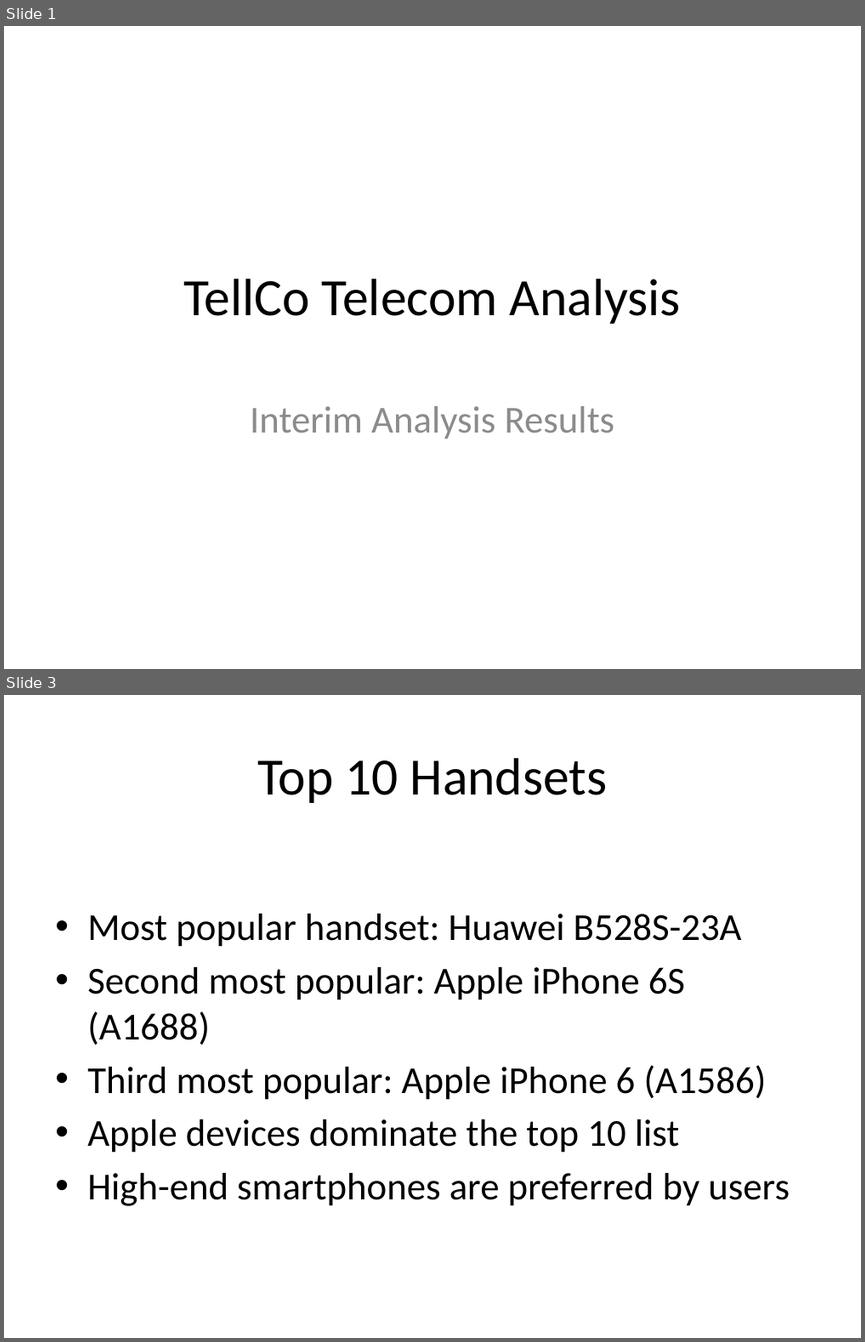
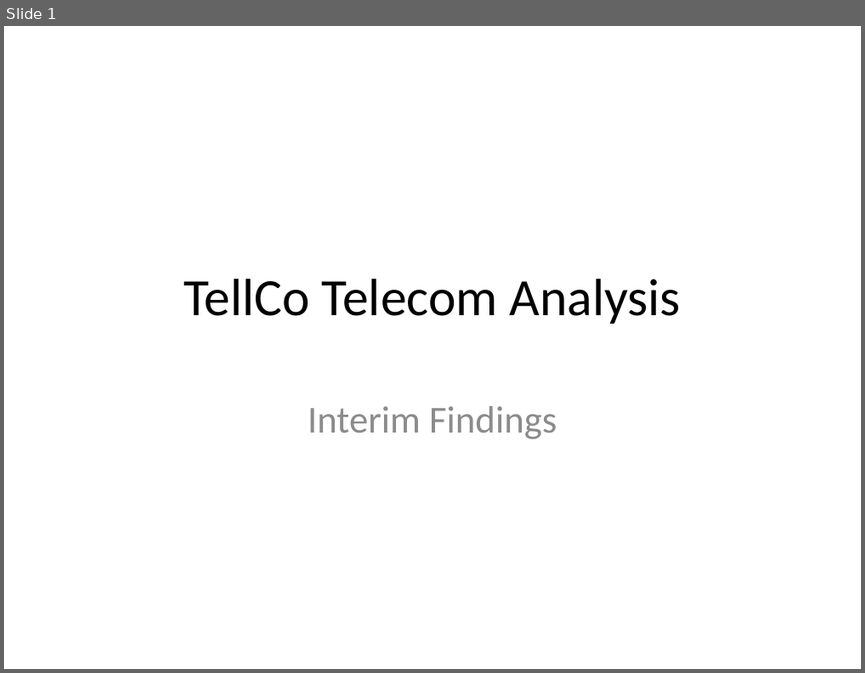
Before and after one commit to Kidyoh/10Academy-week2-Challenge, a slide deck: presentations/TellCo_Analysis_Interim.pptx. Shown one above the other, each under a label of ours: slides 1 and 3 before the commit, slide 1 after it; the slides between them are not shown. The pictures are 865x1342 and 865x673 pixels, drawn with LibreOffice and Linux fonts; fonts in the diff are those of the drawing. Boxes give left, top, right and bottom in pixels: in the first picture for what was removed or moved away, otherwise in the second. Text is boxed around its words. In the diff, an @@ line names an element or a change of style, - is before the commit and + after.

```diff
--- a/presentations/TellCo_Analysis_Interim.pptx
+++ b/presentations/TellCo_Analysis_Interim.pptx
@@ slide 3 removed at (4, 695, 861, 1338), background #FFFFFF @@
@@ title removed at (257, 758, 608, 803) @@
-Top 10 Handsets
@@ text removed at (87, 913, 789, 1206) @@
-• Most popular handset: Huawei B528S-23A
-• Second most popular: Apple iPhone 6S (A1688)
-• Third most popular: Apple iPhone 6 (A1586)
-• Apple devices dominate the top 10 list
-• High-end smartphones are preferred by users
@@ slide 1 changed as well @@
@@ subtitle at (307, 406, 556, 439): text changed @@
-Interim Analysis Results
+Interim Findings
```
Also in this commit, not shown: 3 other slides changed, 1 slide added, 3 other slides removed, 19 other files.
